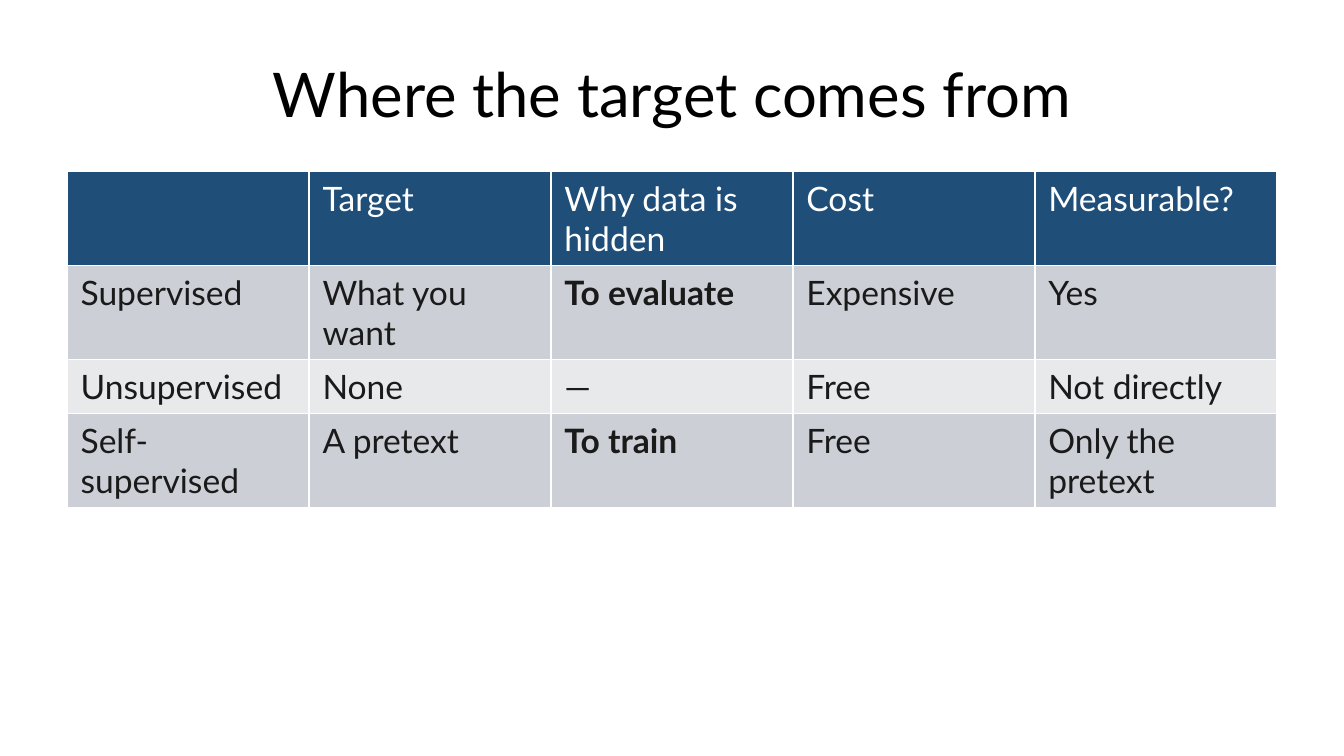
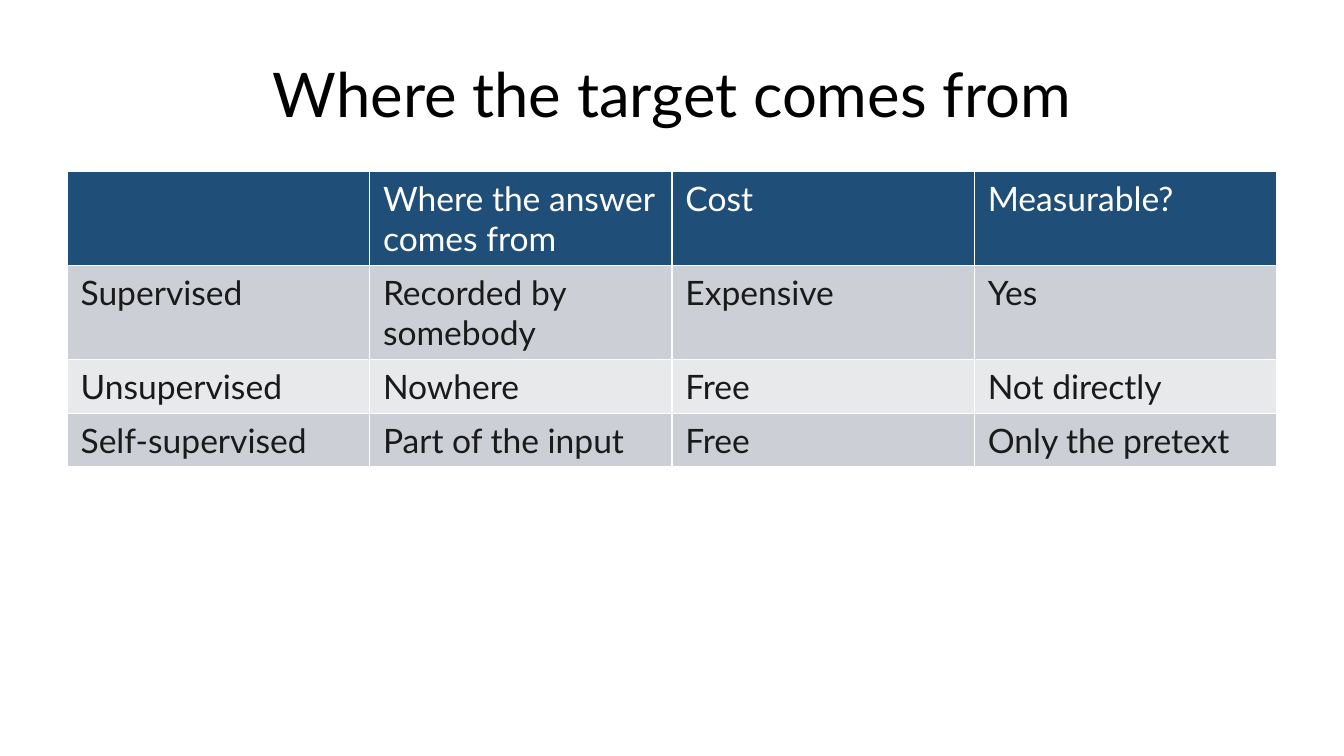
Before and after one commit to fabioantonini/technologies-for-artificial-intelligence, a slide deck: slide 37 of Lessons/01_introduction_and_workflow/Slides/introduction_and_workflow_slides.pptx. Drawn at 1344x756 pixels with LibreOffice and Linux fonts; fonts in the diff are those of the drawing; background and template pictures are left out. Boxes give left, top, right and bottom in pixels: in the first picture for what was removed or moved away, otherwise in the second. Text is boxed around its words. In the diff, an @@ line names an element or a change of style, - is before the commit and + after.

```diff
--- a/Lessons/01_introduction_and_workflow/Slides/introduction_and_workflow_slides.pptx
+++ b/Lessons/01_introduction_and_workflow/Slides/introduction_and_workflow_slides.pptx
@@ table at (67, 172, 1277, 671) @@
-column 2: Target | What you want | None | A pretext
-column 3: Why data is hidden | To evaluate | — | To train
+column 2: Where the answer comes from | Recorded by somebody | Nowhere | Part of the input
```
Also in this commit, not shown: 2 other slides changed, 7 other files.
